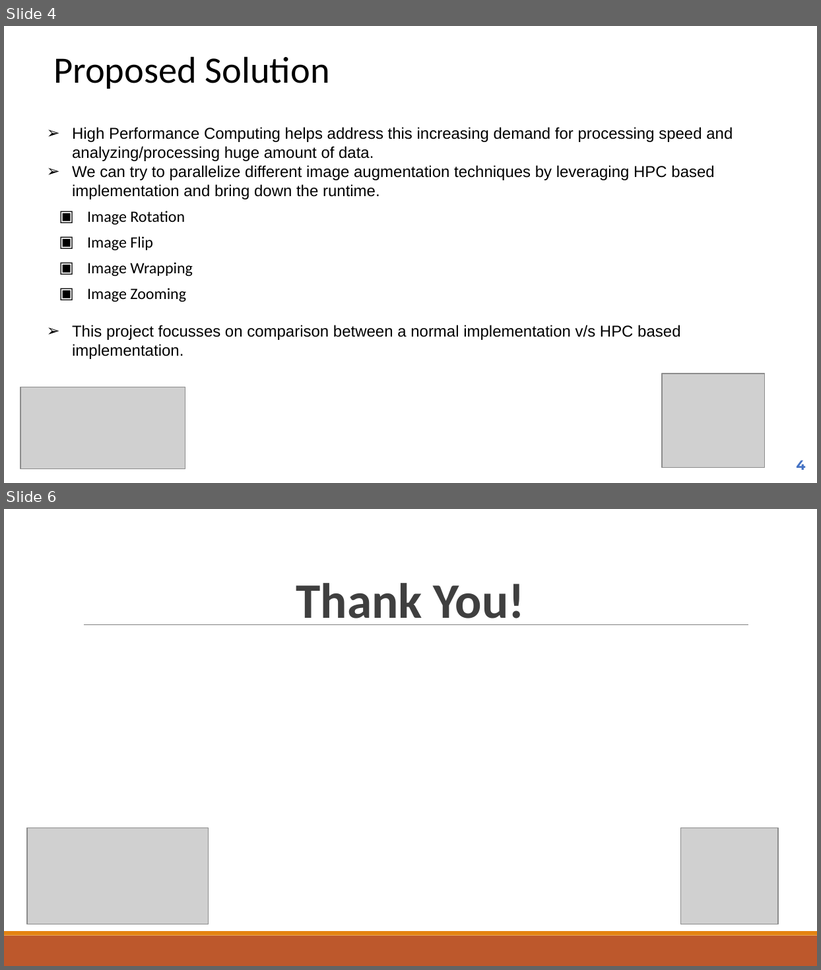
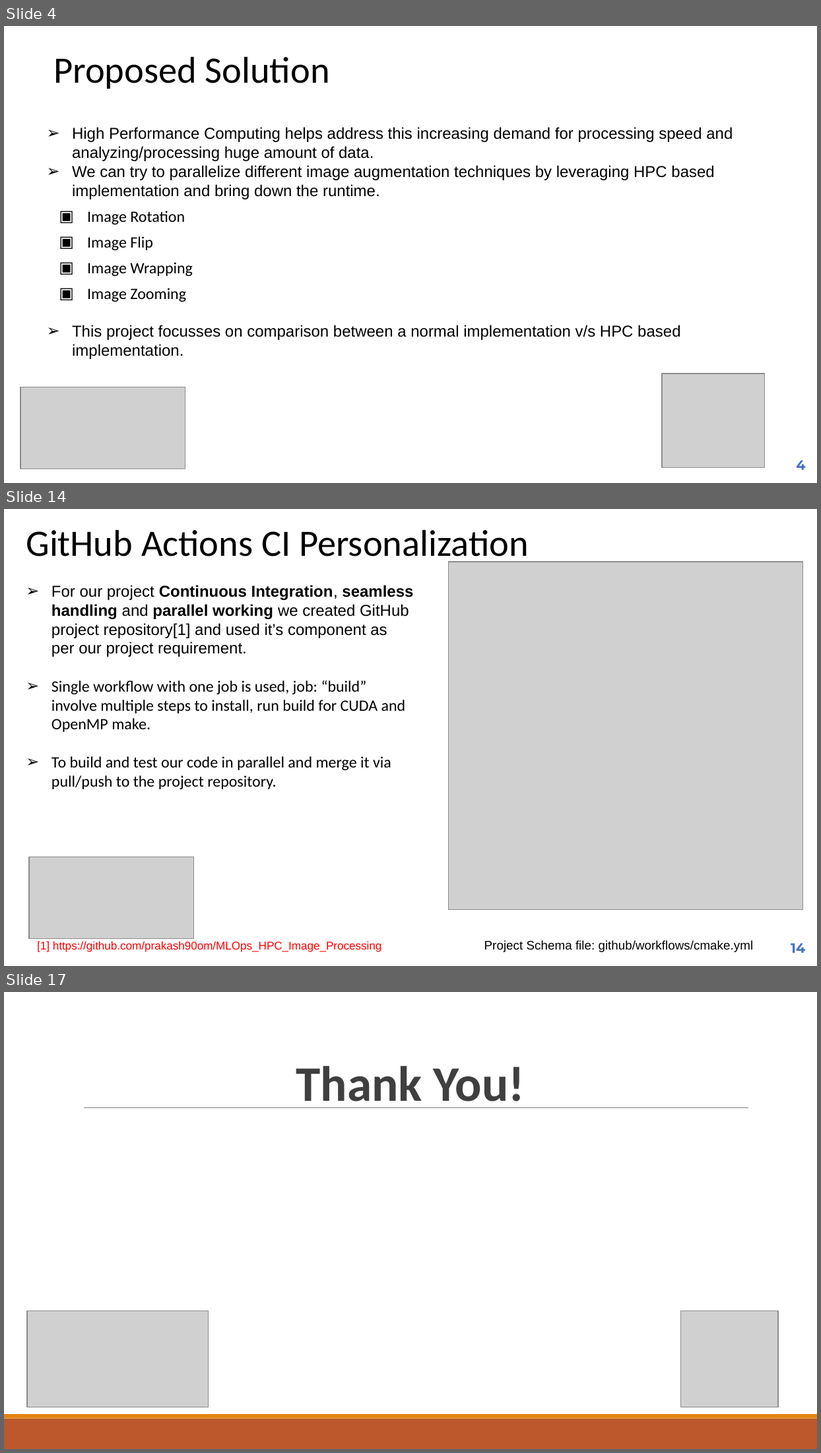
Before and after one commit to prakash90om/MLOps_Demo_hpc, a slide deck: doc/MLOps_HPC_Image_Processing_Presentation.pptx. Shown one above the other, each under a label of ours: slides 4 and 6 before the commit, slides 4, 14 and 17 after it; the slides between them are not shown. The pictures are 821x970 and 821x1453 pixels, drawn with LibreOffice and Linux fonts; fonts in the diff are those of the drawing; grey boxes stand for pictures. Boxes give left, top, right and bottom in pixels: in the first picture for what was removed or moved away, otherwise in the second. Text is boxed around its words. In the diff, an @@ line names an element or a change of style, - is before the commit and + after.

```diff
--- a/doc/MLOps_HPC_Image_Processing_Presentation.pptx
+++ b/doc/MLOps_HPC_Image_Processing_Presentation.pptx
@@ slide 14 added at (4, 509, 817, 966), background #FFFFFF @@
@@ text added at (26, 529, 529, 565), 33 pt, text #000000 @@
+GitHub Actions CI Personalization
@@ picture added at (449, 562, 803, 910) @@
@@ text added at (52, 585, 413, 789), 14 pt, text #000000 @@
+➢ For our project Continuous Integration, seamless handling and parallel working we created GitHub project repository[1] and used it’s component as per our project requirement.
+➢ Single workflow with one job is used, job: “build” involve multiple steps to install, run build for CUDA and OpenMP make.
+➢ To build and test our code in parallel and merge it via pull/push to the project repository.
@@ picture added at (29, 857, 194, 939) @@
@@ text added at (37, 941, 382, 953), 10 pt, text #FF0000 @@
+[1] https://github.com/prakash90om/MLOps_HPC_Image_Processing
@@ text added at (484, 941, 754, 953), 11 pt, text #000000 @@
+Project Schema file: github/workflows/cmake.yml
@@ page number added at (791, 943, 805, 953), 12 pt, text #4472C4, bold @@
+14
@@ what was slide 6 is now slide 17 @@
```
Also in this commit, not shown: 1 slide changed, 10 other slides added.
